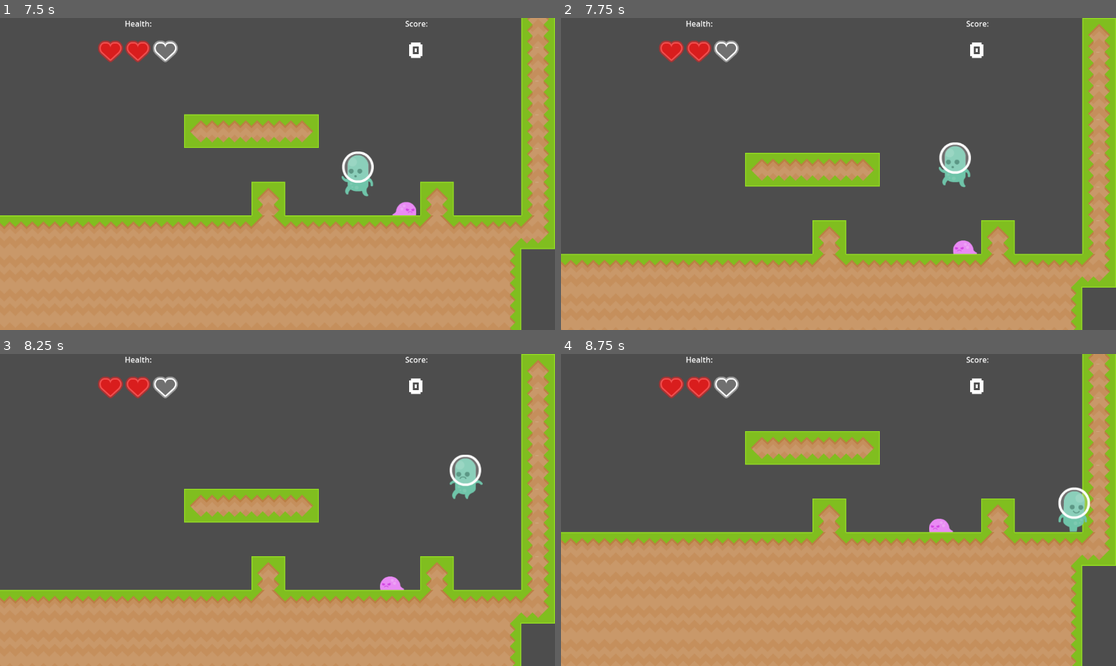
Above: before the commit, frames 1-4 (two rows, left to right).
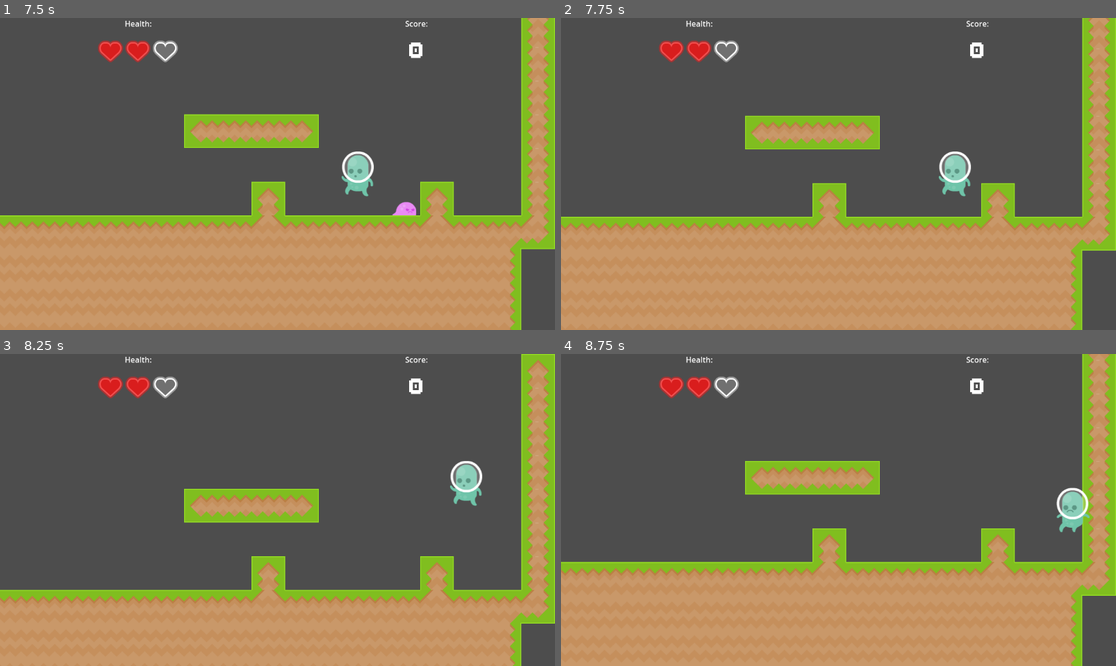
Above: after the commit, the same moments.

Repository: GreenCloversGames/Scalable-Platformer-Template
Game: Godot game, scene res://Scenes/Levels/enemy_test_level.tscn
The game is run twice, just before and just after one commit, with the same random seed, the same clock (stepped at 60 frames per second) and the same inputs. This scene is started directly instead of the project's main scene.
Inputs:
- Up to frame 1 (7.5 s): tap Enter (ui_accept) at 0.5, 0.77, 1.52, 3.02, 3.77, 4.52, 6.02, 6.77 s; hold D (move_right) 0.53-2.03 s; tap E (interact) every 0.75 s from 0.6 to 7.35 s; hold A (move_left) 2.03-2.78 s; hold D (move_right) 2.78-4.28 s; hold A (move_left) 4.28-5.03 s; hold D (move_right) 5.03-5.78 s; hold A (move_left) 5.78-7.28 s; hold D (move_right) from 7.28 s (still down)
- Up to frame 2 (7.75 s): keep holding D (move_right); tap Enter (ui_accept) at 7.52 s
- Up to frame 3 (8.25 s): keep holding D (move_right); tap E (interact) at 8.1 s
- Up to frame 4 (8.75 s): keep holding D (move_right)

Frame 1 is identical in both runs. In frame 2, 22% of the frame differs, in the area x 0-100%, y 0-100%; in frame 3, 0.7%; in frame 4, 20%.

Commit message:
Code TidyUp

Diff:
--- a/Scenes/Levels/test_level.tscn
+++ b/Scenes/Levels/test_level.tscn
@@ -5,6 +5,7 @@
 [node name="TestLevel" instance=ExtResource("1_qix1k")]
 
 [node name="TileMap" parent="." index="0"]
-layer_0/tile_data = PackedInt32Array(589840, 589824, 2, 5243 …(4425 unchanged characters)… 6, 2, 65566, 65536, 3, 327684, 1, 393216)
+layer_0/tile_data = PackedInt32Array(589840, 589824, 2, 5243 …(4425 unchanged characters)… 6, 2, 65566, 65536, 3, 327684, 1, 393216, 327689, 2, 65536)
 
 [connection signal="changed" from="TileMap" to="." method="_on_tile_map_changed"]
+[connection signal="body_entered" from="TileMap/Exit" to="TileMap/Exit" method="_on_body_entered"]
--- a/Scenes/Player/player.gd
+++ b/Scenes/Player/player.gd
@@ -6,9 +6,6 @@
 #Taken from Kids Can Code - https://kidscancode.org/godot_recipes/4.x/2d/platform_character/index.html
 
 @onready var camera :Camera2D = $Camera2D
-
-
-
 
 @export_range(0.0, 1.0) var friction = 0.1
 @export_range(0.0 , 1.0) var acceleration = 0.25
--- a/Scenes/Virtual/BaseLevel.gd
+++ b/Scenes/Virtual/BaseLevel.gd
@@ -1,14 +1,16 @@
 extends Node2D
 class_name BaseLevel
 
-var current_checkpoint:Checkpoint
+@onready var boundry_rect : Rect2i
 
 var level_resource : LevelResource
 var levelscore = 0
+
 var player : Player
+var current_checkpoint:Checkpoint
+
 signal level_ended
 
-@onready var boundry_rect : Rect2i
 # Called when the node enters the scene tree for the first time.
 func _ready():
 	var cell_size :Vector2i = $TileMap.tile_set.tile_size
@@ -55,15 +57,20 @@
 func respawn():
 	if current_checkpoint:
 		player.global_position = current_checkpoint.global_position
+	else:
+		get_tree().reload_current_scene()
 
 # Called every frame. 'delta' is the elapsed time since the previous frame.
 func _process(_delta):
 	pass
 
 func _on_tile_map_child_entered_tree(node):
+	# Handle the noeds that are instanced by the tile map.
+	# Potential change - Have them added to the test level instead?
+
 	if node.is_in_group("interactable"):
 		node.player_touched.connect(on_player_touched.bind(node))
-	elif node.is_in_group("player"):
+	if node.is_in_group("player"):
 		player = node as Player
 		player.player_lost_health.connect(_on_player_lost_health)
 		player.player_lost_all_health.connect(respawn)
--- a/Scenes/Virtual/actor.gd
+++ b/Scenes/Virtual/actor.gd
@@ -4,18 +4,17 @@
 const DEFAULT_SPEED = 300.0
 const JUMP_VELOCITY = -550.0
 
+@export var speed = DEFAULT_SPEED
+
 # Get the gravity from the project settings to be synced with RigidBody nodes.
 var gravity = ProjectSettings.get_setting("physics/2d/default_gravity")
 
-#Get if the Actor was on the floor last frame
-var last_floor = false  # Last frame's on-floor state
-
+#Variables used to get data from last frame
+var last_floor = false
 var last_velocity : Vector2
 
-
+#Signals
 signal hit_body(body)
-
-@export var speed = DEFAULT_SPEED
 
 func _ready():
 	pass
@@ -24,12 +23,16 @@
 	handle_animation(delta)
 
 func _physics_process(delta):
-	# Add the gravity.
+	# The physics is split into multiple segments, to make sure each
+	# inherited scene shares properties without having to write them again and again
 	last_velocity = velocity
+	last_floor = is_on_floor()
+
 	handle_gravity(delta)
 	handle_physics(delta)
-	last_floor = is_on_floor()
 	move_and_slide()
+
+	#Handle all the collisions that have happened
 	handle_cols()
 
 func handle_physics(_delta):
@@ -51,9 +54,10 @@
 
 func _on_hitbox_body_entered(body):
 	if body != self:
-		print(body, "has been hit!")
 		hit_body.emit(body)
 	pass # Replace with function body.
+
+#These functions are used when one actor "hits" another actor
 
 func take_hit(_hitter):
 	queue_free()
